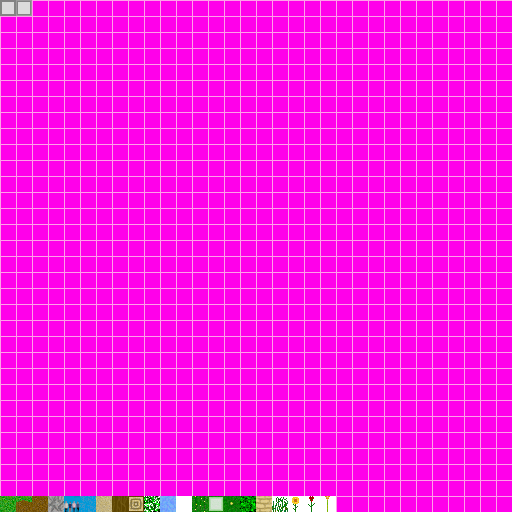
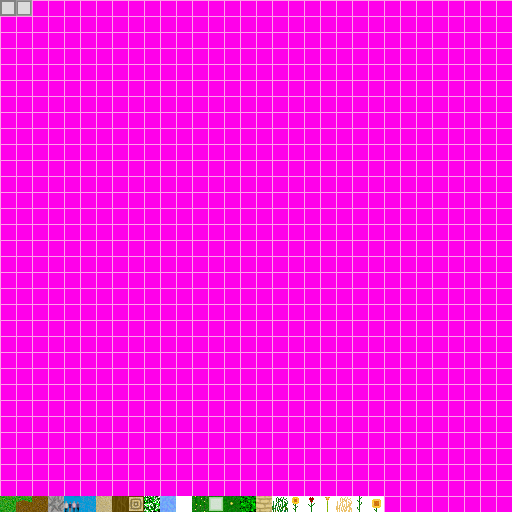
Comparing the layer stacks of the two 512x512 images. Changes:
added layer "Pasted Layer copy" above "Pasted Layer" over [309, 497, 314, 503]
painted on "Pasted Layer" over [309, 496, 384, 512]
